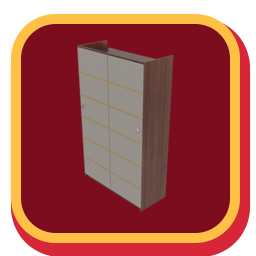
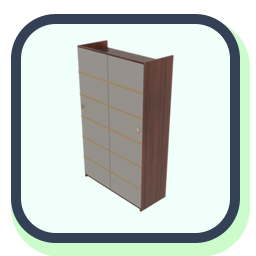
Layers edited between the first and the second (256, 256) image:
painted on "Rounded Rectangle 2" over [11, 14, 240, 243]
